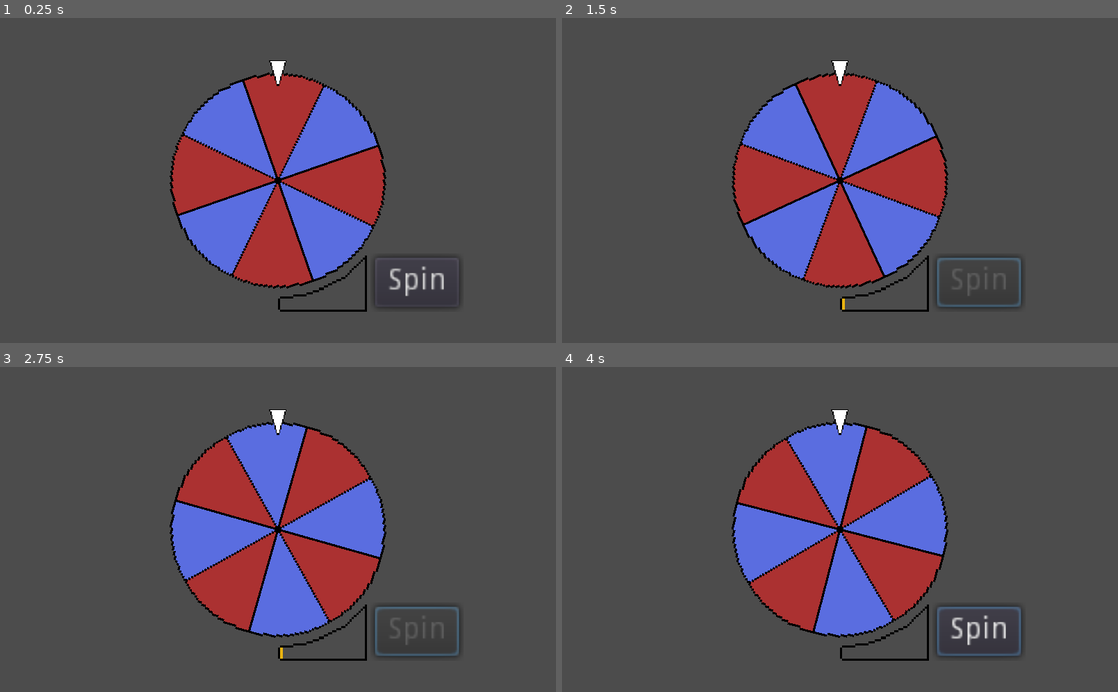
Above: before the commit, frames 1-4 (two rows, left to right).
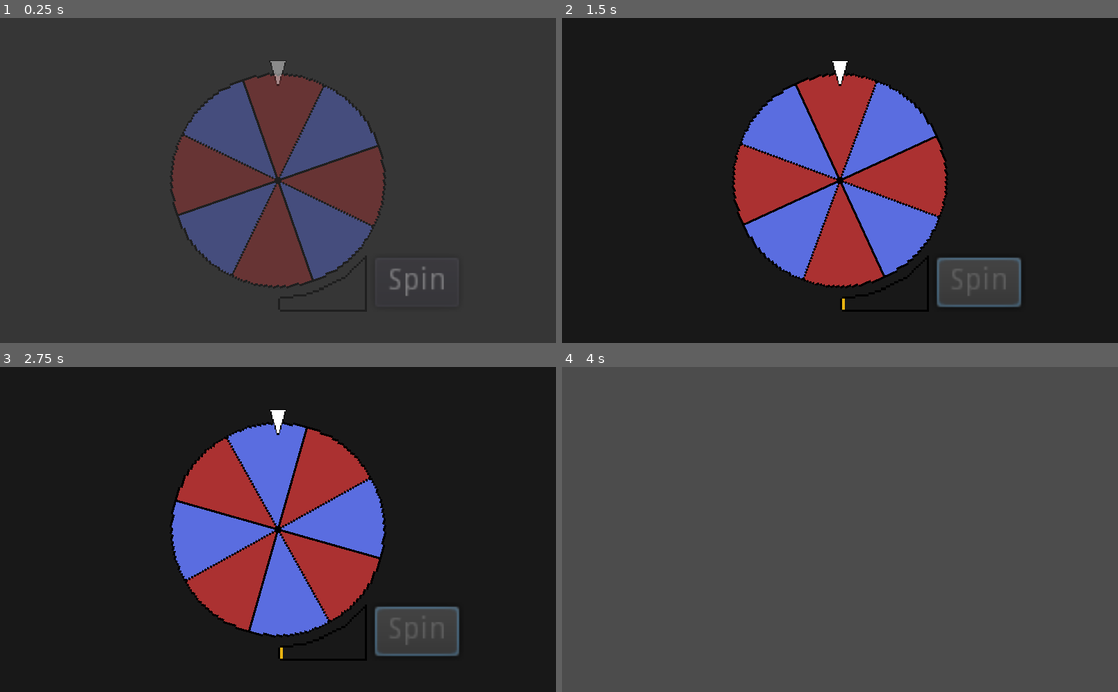
Above: after the commit, the same moments.

Repository: ectucker1/ksufalljam2020
Game: Godot game, scene res://wheel/WheelScreen.tscn
Same seed, same stepped clock (60 frames per second), same inputs: the game is played once before the commit and once after it. This scene is started directly instead of the project's main scene.
Inputs (mouse positions are in pixels of both pictures, inside the frame that each line leads up to):
- Up to frame 1 (0.25 s): no input
- Up to frame 2 (1.5 s): move the mouse to (962, 164) at 0.52 s; press the mouse at (962, 164) at 0.53 s; hold D (move_right) 0.53-1.25 s; release the mouse at (962, 164) at 1.25 s; click "Spin" at 1.25 s
- Up to frame 3 (2.75 s): move the mouse to (166, 545) at 2.02 s; hold S (move_down) from 2.03 s (still down); right-click (166, 545) at 2.1 s
- Up to frame 4 (4 s): move the mouse to (895, 458) at 2.77 s; release S (move_down) at 2.78 s; press the mouse at (895, 458) at 2.78 s; hold D (move_right) 2.78-3.53 s; move the mouse to (812, 594) at 3.52 s; release the mouse at (812, 594) at 3.53 s; hold W (move_up) from 3.53 s (still down); right-click (812, 594) at 3.6 s

The runs differ from the first frame. In frame 1, 21% of the frame differs, in the area x 30-80%, y 13-91%; in frame 2, 77%, in the area x 0-100%, y 0-100%; in frame 3, 77%; in frame 4, 21%.

Commit message:
Fix enemy collision layers and improve wheel

Diff:
--- a/Enemy/Enemy.tscn
+++ b/Enemy/Enemy.tscn
@@ -82,8 +82,8 @@
 }
 
 [node name="Enemy" type="KinematicBody2D"]
-collision_layer = 5
-collision_mask = 15
+collision_layer = 4
+collision_mask = 46
 script = ExtResource( 2 )
 
 [node name="Sprite" type="Sprite" parent="."]
@@ -95,14 +95,18 @@
 shape = SubResource( 1 )
 
 [node name="SightArea" type="Area2D" parent="."]
+collision_mask = 2
 
 [node name="CollisionShape2D" type="CollisionShape2D" parent="SightArea"]
 shape = SubResource( 2 )
 
 [node name="Ray" type="RayCast2D" parent="SightArea"]
 enabled = true
+collision_mask = 2
 
 [node name="MeleeArea" type="Area2D" parent="."]
+collision_layer = 16
+collision_mask = 2
 
 [node name="Sprite" type="Sprite" parent="MeleeArea"]
 self_modulate = Color( 0.921569, 1, 0, 0 )
--- a/Enemy/Projectile.tscn
+++ b/Enemy/Projectile.tscn
@@ -4,7 +4,8 @@
 [ext_resource path="res://Enemy/Projectile.gd" type="Script" id=2]
 
 [node name="Projectile" type="RayCast2D"]
-collision_mask = 2147483651
+enabled = true
+collision_mask = 2147483650
 script = ExtResource( 2 )
 
 [node name="Sprite" type="Sprite" parent="."]
--- a/wheel/Gauge.gd
+++ b/wheel/Gauge.gd
@@ -21,7 +21,6 @@
 func clear():
 	gauge_amount = 0
 	$LineMeter.points[1].x = 0
-	$Button.disabled = false
 
 
 func _on_Button_button_down():
--- a/wheel/Wheel.gd
+++ b/wheel/Wheel.gd
@@ -7,6 +7,7 @@
 
 func _ready():
 	randomize()
+	show()
 
 
 func _physics_process(delta):
@@ -17,7 +18,7 @@
 		# We can decide on which type of mutation to give based on the color landed
 		print($Ray.get_collider().name)
 
-		$Gauge.clear()
+		hide()
 
 
 func spin_wheel(speed = 70):
@@ -25,5 +26,14 @@
 	spinning = true
 
 
+func show():
+	$Gauge.clear()
+	$Anim.play("appear")
+
+
+func hide():
+	$Anim.play("disappear")
+
+
 func _on_Gauge_gauge_released(amount):
 	spin_wheel((max_speed - min_speed) * amount + min_speed)
--- a/wheel/WheelScreen.tscn
+++ b/wheel/WheelScreen.tscn
@@ -39,8 +39,90 @@
 a = Vector2( -68.3629, -68.2606 )
 b = Vector2( 0.0149193, -97.4064 )
 
+[sub_resource type="Animation" id=9]
+resource_name = "appear"
+tracks/0/type = "value"
+tracks/0/path = NodePath(".:modulate")
+tracks/0/interp = 1
+tracks/0/loop_wrap = true
+tracks/0/imported = false
+tracks/0/enabled = true
+tracks/0/keys = {
+"times": PoolRealArray( 0, 0.6 ),
+"transitions": PoolRealArray( 1, 1 ),
+"update": 0,
+"values": [ Color( 1, 1, 1, 0 ), Color( 1, 1, 1, 1 ) ]
+}
+tracks/1/type = "value"
+tracks/1/path = NodePath("Gauge/Button:disabled")
+tracks/1/interp = 1
+tracks/1/loop_wrap = true
+tracks/1/imported = false
+tracks/1/enabled = true
+tracks/1/keys = {
+"times": PoolRealArray( 0.6 ),
+"transitions": PoolRealArray( 1 ),
+"update": 1,
+"values": [ false ]
+}
+tracks/2/type = "value"
+tracks/2/path = NodePath(".:visible")
+tracks/2/interp = 1
+tracks/2/loop_wrap = true
+tracks/2/imported = false
+tracks/2/enabled = true
+tracks/2/keys = {
+"times": PoolRealArray( 0 ),
+"transitions": PoolRealArray( 1 ),
+"update": 1,
+"values": [ true ]
+}
+
+[sub_resource type="Animation" id=10]
+resource_name = "disappear"
+tracks/0/type = "value"
+tracks/0/path = NodePath(".:modulate")
+tracks/0/interp = 1
+tracks/0/loop_wrap = true
+tracks/0/imported = false
+tracks/0/enabled = true
+tracks/0/keys = {
+"times": PoolRealArray( 0, 0.6 ),
+"transitions": PoolRealArray( 1, 1 ),
+"update": 0,
+"values": [ Color( 1, 1, 1, 1 ), Color( 1, 1, 1, 0 ) ]
+}
+tracks/1/type = "value"
+tracks/1/path = NodePath("Gauge/Button:disabled")
+tracks/1/interp = 1
+tracks/1/loop_wrap = true
+tracks/1/imported = false
+tracks/1/enabled = true
+tracks/1/keys = {
+"times": PoolRealArray( 0 ),
+"transitions": PoolRealArray( 1 ),
+"update": 1,
+"values": [ true ]
+}
+tracks/2/type = "value"
+tracks/2/path = NodePath(".:visible")
+tracks/2/interp = 1
+tracks/2/loop_wrap = true
+tracks/2/imported = false
+tracks/2/enabled = true
+tracks/2/keys = {
+"times": PoolRealArray( 1 ),
+"transitions": PoolRealArray( 1 ),
+"update": 1,
+"values": [ false ]
+}
+
 [node name="WheelScreen" type="Node2D"]
 script = ExtResource( 3 )
+
+[node name="Background" type="Polygon2D" parent="."]
+color = Color( 0, 0, 0, 0.678431 )
+polygon = PoolVector2Array( -281, -167, 280, -167, 286, 171, -286, 165 )
 
 [node name="Wheel" type="RigidBody2D" parent="."]
 rotation = -0.33489
@@ -128,6 +210,10 @@
 [node name="Camera2D" type="Camera2D" parent="."]
 current = true
 zoom = Vector2( 0.5, 0.5 )
+
+[node name="Anim" type="AnimationPlayer" parent="."]
+anims/appear = SubResource( 9 )
+anims/disappear = SubResource( 10 )
 [connection signal="gauge_released" from="Gauge" to="." method="_on_Gauge_gauge_released"]
 [connection signal="button_down" from="Gauge/Button" to="Gauge" method="_on_Button_button_down"]
 [connection signal="button_up" from="Gauge/Button" to="Gauge" method="_on_Button_button_up"]
Not shown: 1 places in wheel/WheelScreen.tscn that only renumber resources
